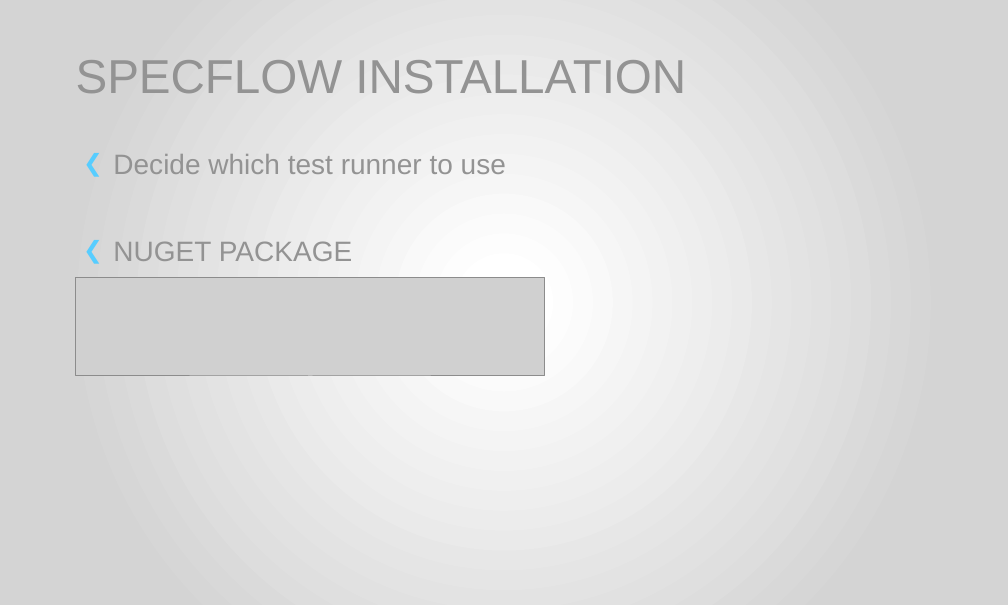
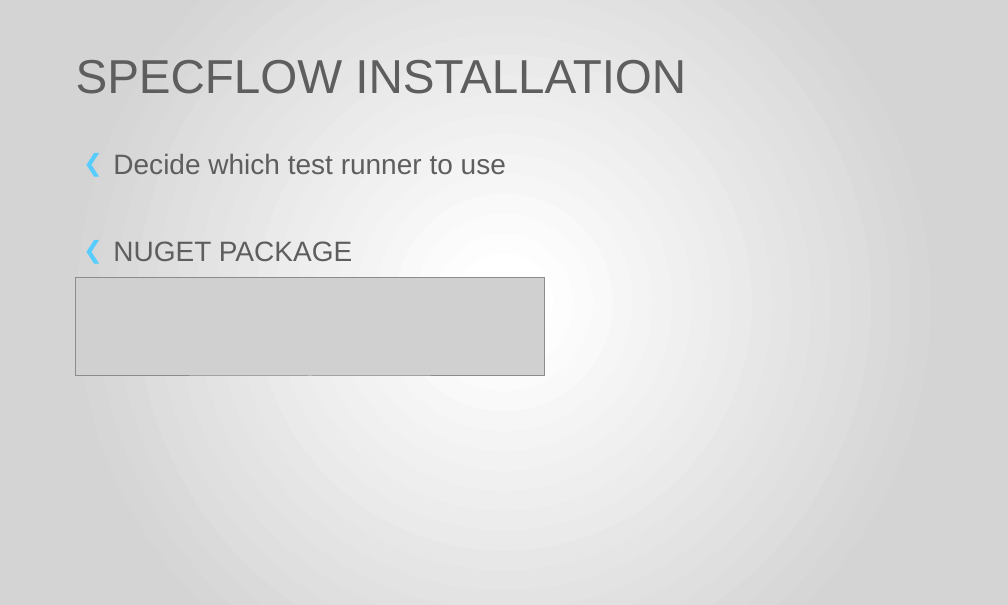
Before and after one commit to thinrichs/ExecutableSpecifications, a slide deck: slide 7 of BCC2015_BDD-ES.pptx. Drawn at 1008x605 pixels with LibreOffice and Linux fonts; fonts in the diff are those of the drawing; grey boxes stand for pictures; background and template pictures are left out. Boxes give left, top, right and bottom in pixels: in the first picture for what was removed or moved away, otherwise in the second. Text is boxed around its words. In the diff, an @@ line names an element or a change of style, - is before the commit and + after.

```diff
--- a/BCC2015_BDD-ES.pptx
+++ b/BCC2015_BDD-ES.pptx
@@ title "SPECFLOW INSTALLATION" at box(76, 60, 686, 94): text colour #939393 to #5E5E5E @@
@@ text "Decide which test runner to ..." at box(113, 153, 506, 261): text colour #939393 to #5E5E5E @@
```
Also in this commit, not shown: 7 other slides changed, 9 other files.
